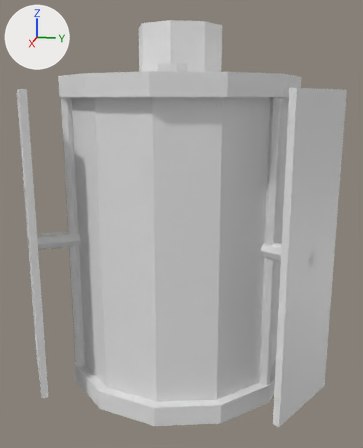
Renders of the glTF model models/orbital_habitat.glb from each side of a commit.
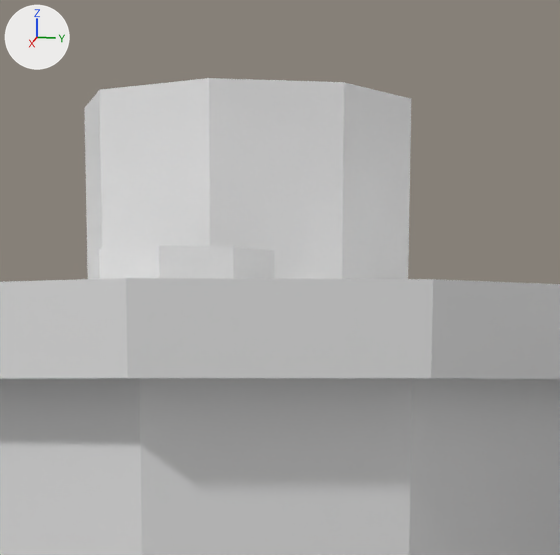
There are two pictures of each version: one whole from a camera (50 mm lens) standing at (0.32, 0.065, 0.084) and looking at (-0.012, -0.001, 0.001), one close up on the part from 32% to 72% of the width and 0% to 32% of the height. Every picture has the same lights, and +X, +Y and +Z are marked at upper left. The older version's two pictures come first. Vertices at exactly the same position are counted once.

The scene before the commit, as lines of its bpy script (objects in view):
```python
me_cylinder = bpy.data.meshes.new('Cylinder')
me_cylinder.from_pydata(...)  # 244 vertices, 424 faces; spans x -0.097..0.074, y -0.098..0.098, z -0.128..0.128
ob_orbitalhabitat = bpy.data.objects.new('OrbitalHabitat', me_cylinder)
ob_orbitalhabitat.location = (0.0, 0.0, 0.0)
```
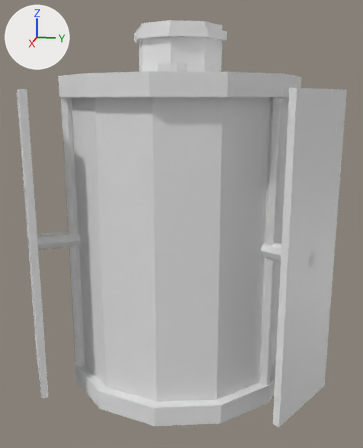
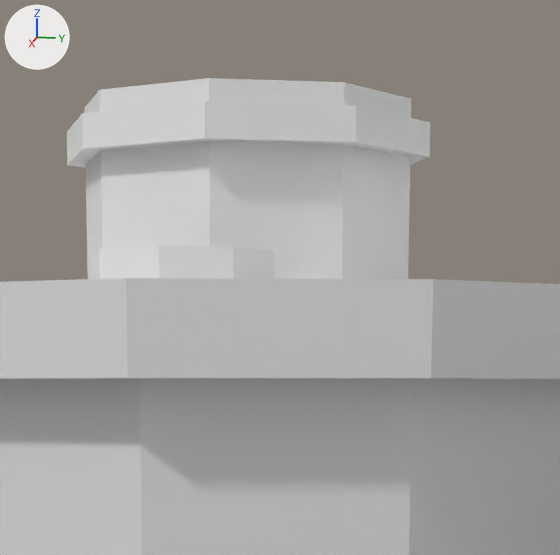
Boxes (x1, y1, x2, y2) around the edits, measured in the close-ups (560 x 555 px):
part 1 of me_cylinder, added
    after: (67, 101, 430, 168)

Edits to the bpy script that builds the scene:
```text
Change me_cylinder:
    used by ob_orbitalhabitat; location = (0.0, 0.0, 0.0)
    remove me_cylinder.from_pydata(...)  # 244 vertices, 424 faces; spans x -0.097..0.074, y -0.098..0.098, z -0.128..0.128
    add me_cylinder.from_pydata(...)  # 276 vertices, 480 faces; spans x -0.097..0.074, y -0.098..0.098, z -0.128..0.128
    me_cylinder part 1: a new loose piece, an 8-sided cylinder along z spanning x -0.029..0.029, y -0.029..0.029, z 0.1195..0.1245
    other edits to the shape of me_cylinder do not show in these pictures
```
